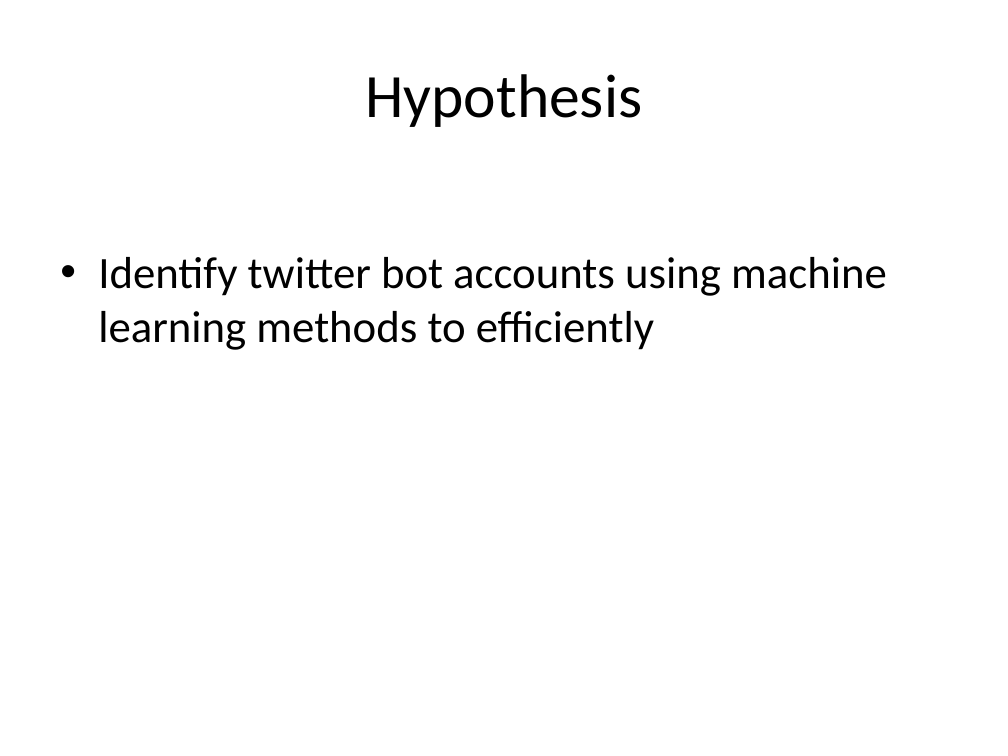
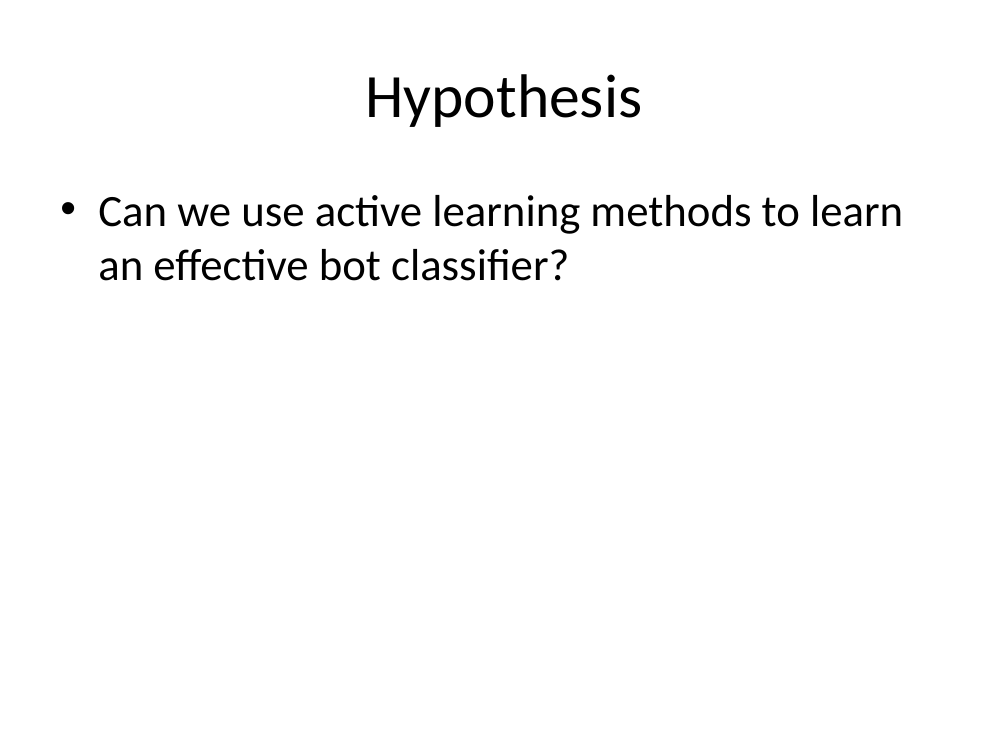
Before and after one commit to mramire8/osna, a slide deck: slide 5 of presentations/proposal.pptx (slide 4 before the commit). Drawn at 1008x756 pixels with LibreOffice and Linux fonts; fonts in the diff are those of the drawing. Boxes give left, top, right and bottom in pixels: in the first picture for what was removed or moved away, otherwise in the second. Text is boxed around its words. In the diff, an @@ line names an element or a change of style, - is before the commit and + after.

```diff
--- a/presentations/proposal.pptx
+++ b/presentations/proposal.pptx
@@ text at [98,195,903,281]: text changed @@
-• Identify twitter bot accounts using machine learning methods to efficiently
+• Can we use active learning methods to learn an effective bot classifier?
```
Also in this commit, not shown: 4 other slides changed.
